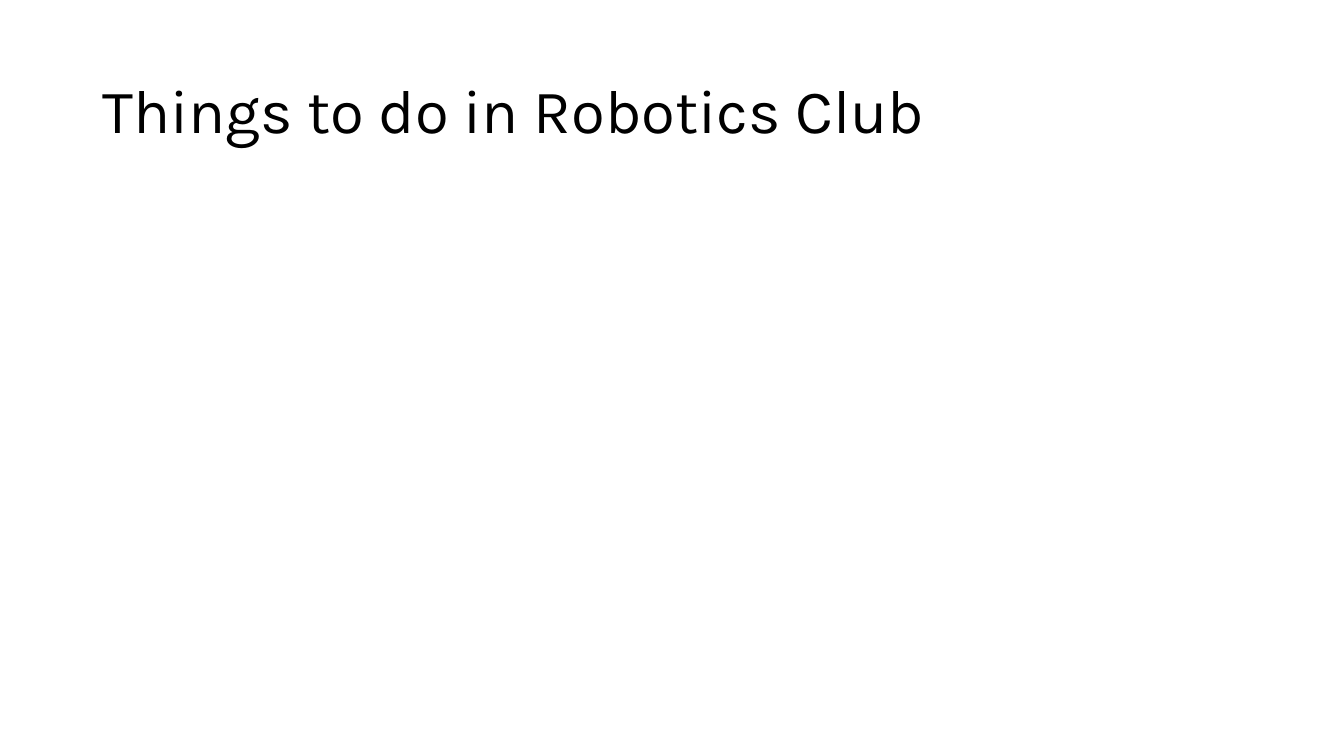
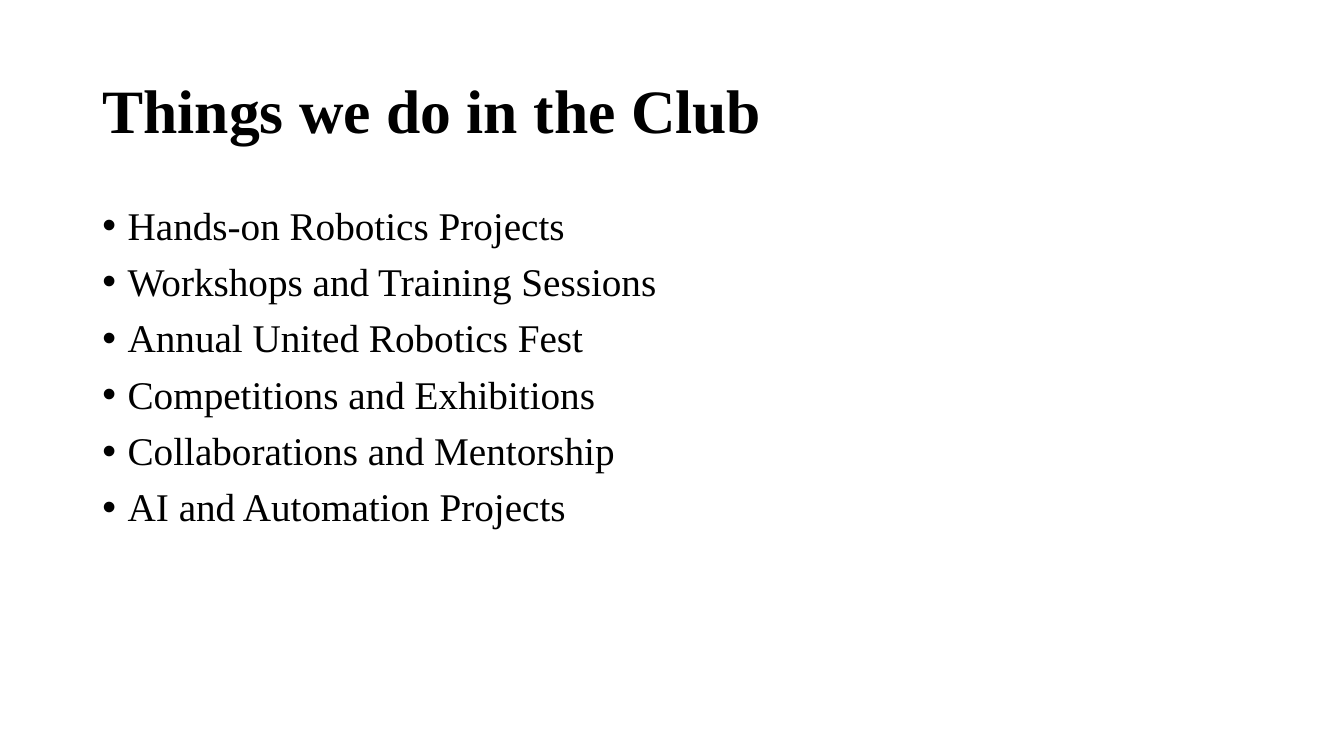
Before and after one commit to Null-undefined-source/UARC, a slide deck: slide 5 of United Academy Robotics Club.pptx. Drawn at 1344x756 pixels with LibreOffice and Linux fonts; fonts in the diff are those of the drawing. Boxes give left, top, right and bottom in pixels: in the first picture for what was removed or moved away, otherwise in the second. Text is boxed around its words. In the diff, an @@ line names an element or a change of style, - is before the commit and + after.

```diff
--- a/United Academy Robotics Club.pptx
+++ b/United Academy Robotics Club.pptx
@@ title at <box>102,90,761,144</box>: text changed; font Karla to Times New Roman; bold on @@
-Things to do in Robotics Club
+Things we do in the Club
@@ text added at <box>128,212,656,529</box>, 28 pt, text #000000 @@
+• Hands-on Robotics Projects
+• Workshops and Training Sessions
+• Annual United Robotics Fest
+• Competitions and Exhibitions
+• Collaborations and Mentorship
+• AI and Automation Projects
```
Also in this commit, not shown: 5 other slides changed.
